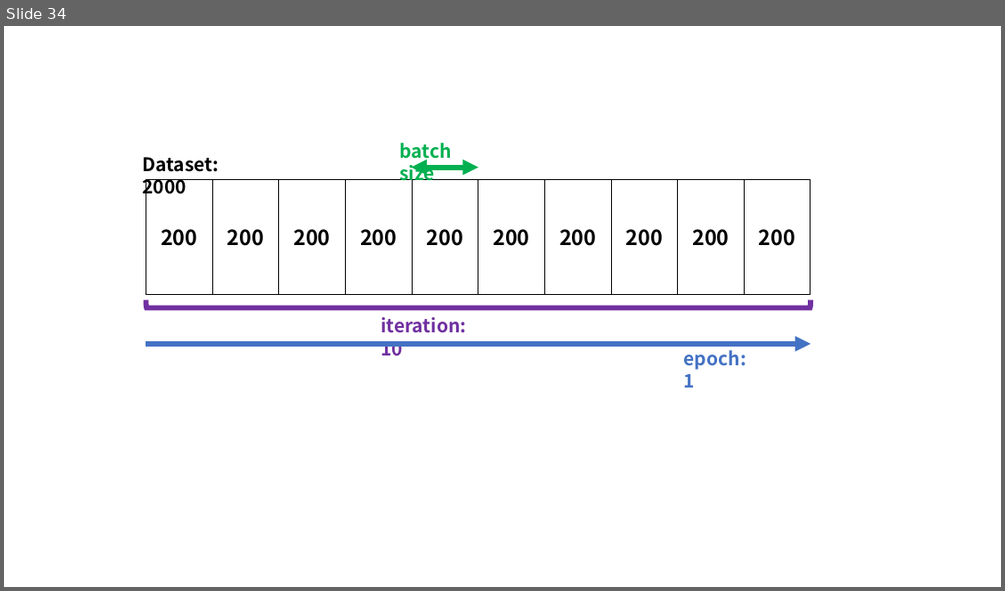
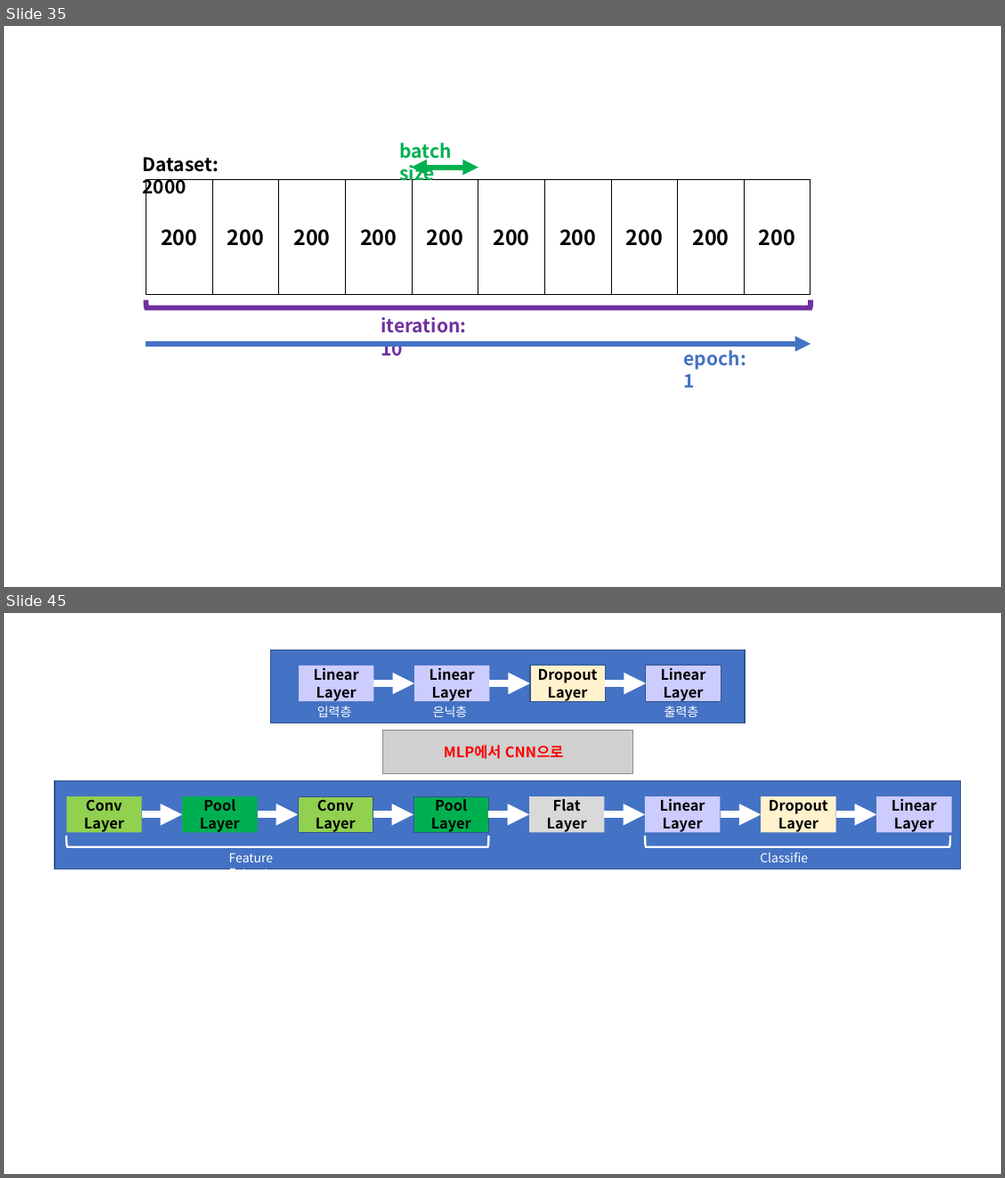
Before and after one commit to doalongwith/Pytorch, a slide deck: Pytorch_Image.pptx. Shown one above the other, each under a label of ours: slide 34 before the commit, slides 35 and 45 after it; the slides between them are not shown. The pictures are 1005x591 and 1005x1178 pixels, drawn with LibreOffice and Linux fonts; fonts in the diff are those of the drawing; grey boxes stand for pictures. Boxes give left, top, right and bottom in pixels: in the first picture for what was removed or moved away, otherwise in the second. Text is boxed around its words. In the diff, an @@ line names an element or a change of style, - is before the commit and + after.

```diff
--- a/Pytorch_Image.pptx
+++ b/Pytorch_Image.pptx
@@ slide 45 added at (4, 613, 1001, 1174), background #FFFFFF @@
@@ group added at (270, 649, 744, 723): 5 rectangles, 3 arrows, 3 texts @@
+Linear
+Layer
+Linear
+Layer
+Dropout
+Layer
+Linear
+Layer
+입력층
+은닉층
+출력층
@@ picture added at (382, 730, 633, 774) @@
@@ text added at (444, 745, 563, 759), 14 pt, text #FF0000, bold @@
+MLP에서 CNN으로
@@ group added at (55, 780, 961, 869): 9 rectangles, 7 arrows, 2 right brackets, 2 texts @@
+Conv
+Layer
+Pool
+Layer
+Conv
+Layer
+Pool
+Layer
+Flat
+Layer
+Linear
+Layer
+Dropout
+Layer
+Linear
+Layer
+Feature Extractor
+Classifier
@@ what was slide 34 is now slide 35 @@
```
Also in this commit, not shown: 2 slides changed, 42 other slides added, 28 other files.
